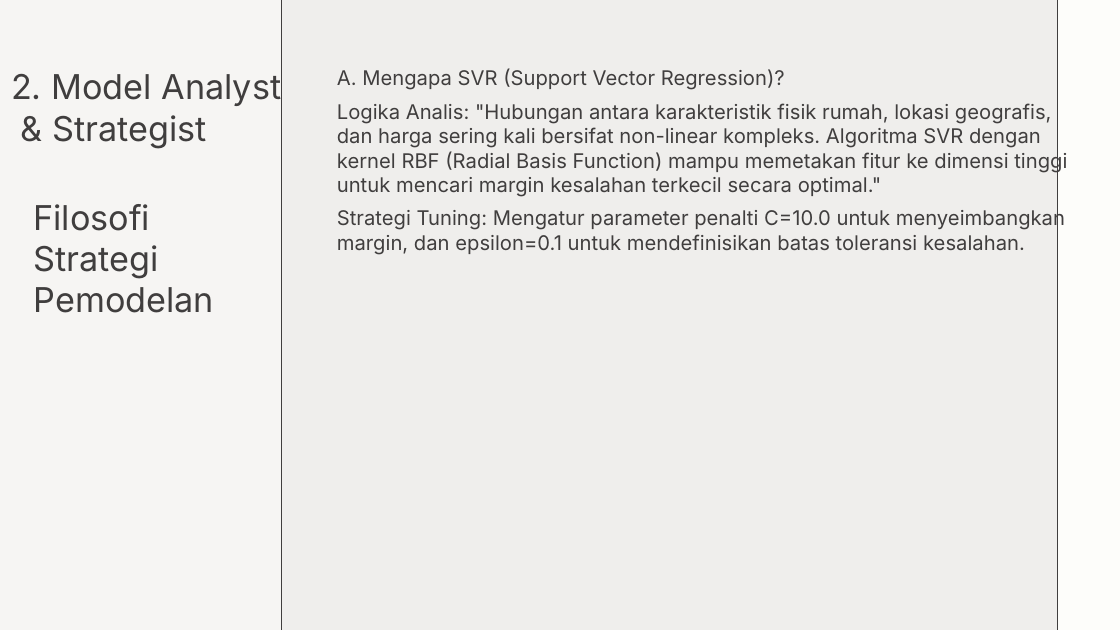
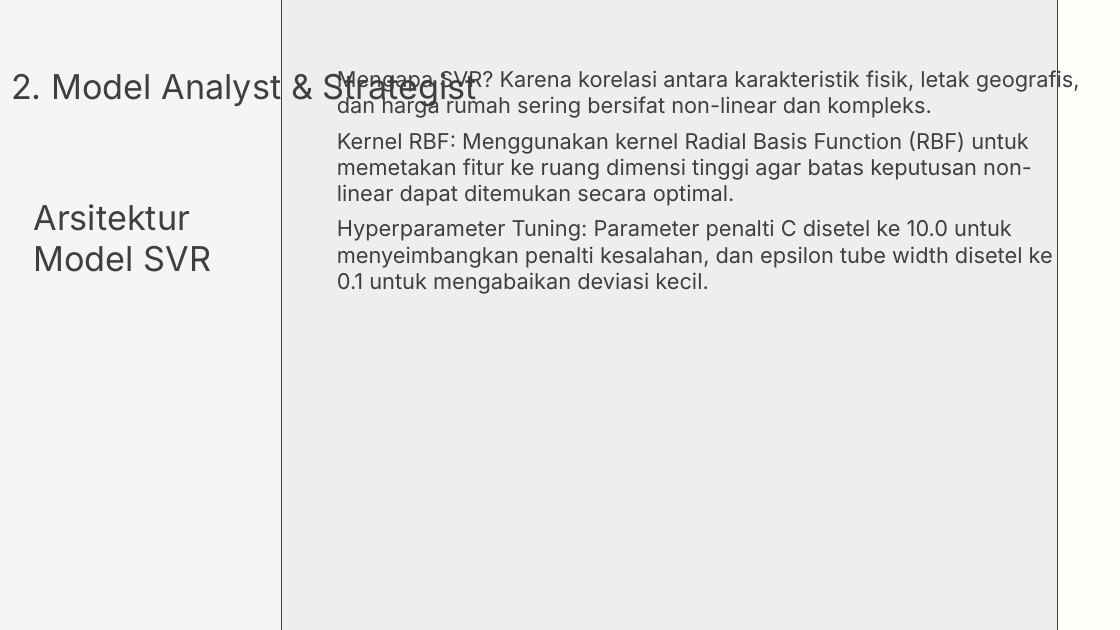
Before and after one commit to chilmi89/property_valuation, a slide deck: slide 2 of 0023_studi_kasus3_materi_2_achmad_chilmi.pptx. Drawn at 1120x630 pixels with LibreOffice and Linux fonts; fonts in the diff are those of the drawing. Boxes give left, top, right and bottom in pixels: in the first picture for what was removed or moved away, otherwise in the second. Text is boxed around its words. In the diff, an @@ line names an element or a change of style, - is before the commit and + after.

```diff
--- a/0023_studi_kasus3_materi_2_achmad_chilmi.pptx
+++ b/0023_studi_kasus3_materi_2_achmad_chilmi.pptx
@@ text at [11, 71, 477, 107]: text changed @@
-2. Model Analyst
-& Strategist
+2. Model Analyst & Strategist
@@ text at [337, 68, 1080, 294]: text changed; size 26 to 28 pt @@
-A. Mengapa SVR (Support Vector Regression)?
-Logika Analis: "Hubungan antara karakteristik fisik rumah, lokasi geografis, dan harga sering kali bersifat non-linear kompleks. Algoritma SVR dengan kernel RBF (Radial Basis Function) mampu memetakan fitur ke dimensi tinggi untuk mencari margin kesalahan terkecil secara optimal."
-Strategi Tuning: Mengatur parameter penalti C=10.0 untuk menyeimbangkan margin, dan epsilon=0.1 untuk mendefinisikan batas toleransi kesalahan.
+Mengapa SVR? Karena korelasi antara karakteristik fisik, letak geografis, dan harga rumah sering bersifat non-linear dan kompleks.
+Kernel RBF: Menggunakan kernel Radial Basis Function (RBF) untuk memetakan fitur ke ruang dimensi tinggi agar batas keputusan non-linear dapat ditemukan secara optimal.
+Hyperparameter Tuning: Parameter penalti C disetel ke 10.0 untuk menyeimbangkan penalti kesalahan, dan epsilon tube width disetel ke 0.1 untuk mengabaikan deviasi kecil.
@@ text at [34, 204, 212, 272]: text changed @@
-Filosofi Strategi Pemodelan
+Arsitektur Model SVR
```
Also in this commit, not shown: 3 other slides changed, 1 slide added, 1 other file.
